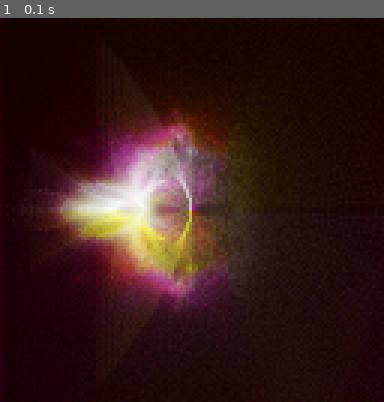
Above: before the commit, frame 1.
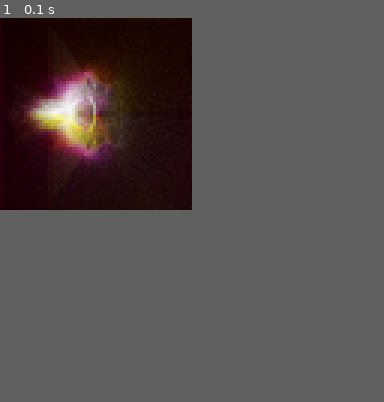
Above: after the commit, the same moment.

Repository: JohnDorsey/RelentlessFractals
Game: pygame game, started from RelentlessFractals.py
The game is run twice, just before and just after one commit, with the same random seed, the same clock (stepped at 60 frames per second) and the same inputs.
Inputs:
- Up to frame 1 (0.1 s): no input
In our replay, the window is 128x128 before the commit and 64x64 after it. These sizes can differ from the game's own. Grey fills any space a smaller window leaves; there, only what the larger window draws over its background counts as a difference.

The runs differ from the first frame. In frame 1, 30% of the frame differs, in the area x 0-73%, y 10-87%.

Commit message:
refactor

Diff:
--- /dev/null
+++ b/NonatreeCode.py
@@ -0,0 +1,107 @@
+
+class Nonacell:
+    def __init__(self, data=None, view_pos=None, view_size=None):
+        if data is None:
+            data = construct_data((3,3), default_value=None)
+            data = [[120, 130, 140], [150, 160, 170], [180, 190, 200]]
+        assert len(data) == 3
+        self.data = data
+        self.parent = None
+        self.view_pos, self.view_size = None, None
+    def __getitem__(self, index):
+        result = self.data[index]
+        return result
+    def get_child_pos(self, subX, subY):
+        return self.view_pos + self.get_child_size().real*(subX-1) + self.get_child_size().imag*(subY-1)*1j
+    def get_child_size(self):
+        return self.view_size/3.0
+
+def rasterize_nonatree(render_target, start_corner, end_corner, data_to_draw):
+    #data_to_draw = [[20, 40, 60], [80, 100, 120], [140, 160, 180]]
+    assert start_corner[0] < end_corner[0]
+    assert start_corner[1] < end_corner[1]
+    assert isinstance(data_to_draw, Nonacell)
+
+    destination_size = (end_corner[0]-start_corner[0], end_corner[1]-start_corner[1])
+    subdivisionCorners = [[(start_corner[0]+int(destination_size[0]/3.0*dataX), start_corner[1]+int(destination_size[1]/3.0*dataY)) for dataX in range(4)] for dataY in range(4)]
+
+    for driveDataY in range(3):
+        for driveDataX in range(3):
+            dataForHere = data_to_draw[driveDataY][driveDataX]
+            #if driveDataY == driveDataX == 0:
+            #    dataForHere = 0
+            subStartCorner = subdivisionCorners[driveDataY][driveDataX]
+            subEndCorner = subdivisionCorners[driveDataY+1][driveDataX+1]
+            if isinstance(dataForHere, int):
+                for yIndex, y in enumerate(range(subStartCorner[1], subEndCorner[1])):
+                    for xIndex, x in enumerate(range(subStartCorner[0], subEndCorner[0])):
+                        #if y%3 == 1 and x%3 == 1:
+                        #    dataForHere = (y+x)/4
+                        #if y%3 == 2 and x%3 == 2:
+                        #    dataForHere = 128
+                        #if yIndex == 0:
+                        #    dataForHere = 128
+                        #if xIndex == 0:
+                        #    dataForHere = 256
+                        render_target[y][x] = dataForHere
+            else:
+                assert isinstance(dataForHere, Nonacell)
+                rasterize_nonatree(render_target, subStartCorner, subEndCorner, dataForHere)
+
+def make_child_nonatree(parent_pos: complex, parent_size: complex, iter_limit, depth_limit, tree, subX, subY):
+    newChild = make_nonatree(screen_to_complex((subX, subY), (3,3), parent_pos, parent_size, centered_sample=True), parent_size/3.0, iter_limit, depth_limit-1, center_value=tree[subY][subX])
+    tree[subY][subX] = newChild
+    newChild.parent = tree
+
+def make_nonatree(tree_pos, tree_size, iter_limit, depth_limit, center_value=None):
+    assert isinstance(center_value, int) or center_value is None
+    tree = Nonacell(view_pos=tree_pos, view_size=tree_size)
+    for x, y, seed in get_seeds((3,3), tree_pos, tree_size, centered_sample=True):
+    #for subX, subY in range2d(3,3):
+        if (center_value is not None) and x==1 and y==1:
+            tree[y][x] = center_value
+            continue
+        #seed = tree.get_child_pos(subX, subY)
+        iters = c_to_mandel_itercount_fast(seed, iter_limit, 4)
+        if iters == -1:
+            iters = 0
+        tree[y][x] = iters
+    skipCenter = False
+    if sum(sum(row) for row in tree) == 0:
+        skipCenter = True
+    """
+    if depth_limit > 1:
+        for x, y, seed in get_seeds((3,3), camera_pos, view_size, centered_sample=True):
+            assert isinstance(tree[y][x], int)
+            if x == y == 1 and skipCenter:
+                tree[y][x] = 1000
+                continue
+            tree[y][x] = make_nonatree(seed, view_size/3.0, iter_limit, depth_limit-1, center_value=tree[y][x])
+            tree[y][x].parent = tree
+    """
+    if depth_limit > 1:
+        for y in range(3):
+            for x in range(3):
+                make_child_nonatree(tree_pos, tree_size, iter_limit, depth_limit, tree, x, y)
+    return tree # <------.
+
+def advance_nonatree_frontier(tree, depth_limit):
+    if depth_limit <= 1:
+        return
+    for subY, row in enumerate(tree):
+        for subX, child in enumerate(row):
+            if isinstance(child, Nonacell):
+                advance_nonatree_frontier(child, depth_limit-1)
+            else:
+                assert isinstance(child, int)
+                raise NotImplementedError()
+                #make_child_nonatree(
+
+def test_nonatree_mandelbrot(camera_pos, view_size, iter_limit, depth_limit):
+    screenData = construct_data(screen.get_size(), default_value=0)
+    tree = make_nonatree(camera_pos, view_size, iter_limit, depth_limit)
+    rasterize_nonatree(screenData, (0,0), screen.get_size(), tree)
+    for row in screenData:
+        for x in range(len(row)):
+            row[x] *= 10
+    draw_squished_ints_to_screen([screenData])
--- /dev/null
+++ b/PygameDashboard.py
@@ -0,0 +1,91 @@
+
+
+
+import time
+import sys
+
+
+import pygame
+
+
+parent_module_exec = None
+
+KEYBOARD_DIGITS = "0123456789"
+KEYBOARD_LETTERS = "abcdefghijklmnopqrstuvwxyzABCDEFGHIJKLMNOPQRSTUVWXYZ"
+KEYBOARD_SYMBOLS = " `~!@#$%^&*()-_=+[{]}\\|\\;:'\",<.>/?"
+KEYBOARD_CHARS = KEYBOARD_DIGITS + KEYBOARD_LETTERS + KEYBOARD_SYMBOLS
+KEYBOARD_LOWER_CHOOSABLES = "`1234567890-=[]\;',./"
+KEYBOARD_UPPER_CHOOSABLES = "~!@#$%^&*()_+{}|:\"<>?"
+
+
+
+
+
+def apply_capitalization_to_char(new_char, caps_lock_is_on, shift_is_on):
+    assert new_char in KEYBOARD_CHARS
+    if new_char in KEYBOARD_LOWER_CHOOSABLES:
+        if shift_is_on:
+            new_char = KEYBOARD_UPPER_CHOOSABLES[KEYBOARD_LOWER_CHOOSABLES.index(new_char)]
+    elif new_char in KEYBOARD_LETTERS:
+        assert new_char.lower() == new_char, "assumption about keyboard abilities."
+        if shift_is_on != caps_lock_is_on:
+            new_char = new_char.upper()
+    else:
+        print("The character {} has unknown capitalization rules.".format(new_char))
+    return new_char
+
+
+def stall_pygame():
+    print("stall.")
+    ENTER = 13
+    BACKSPACE = 8
+    CAPSLOCK = 1073741881
+    SHIFT = 1073742053
+
+    capsLockIsOn = False
+    shiftIsOn = False
+
+    commandString = ""
+    running = True
+    while running:
+        time.sleep(0.1)
+        pygame.display.flip()
+        for event in pygame.event.get():
+            #print((event, dir(event), event.type))
+            if event.type in [pygame.K_ESCAPE, pygame.KSCAN_ESCAPE, pygame.QUIT]:
+                print("closing pygame as requested.")
+                pygame.display.quit()
+                running = False
+                break
+
+            if event.type in [pygame.KEYDOWN, pygame.KEYUP]: # do this before checking key attribute because the event might not have one.
+                if event.key == SHIFT:
+                    if event.type == pygame.KEYDOWN:
+                        shiftIsOn = True
+                    if event.type == pygame.KEYUP:
+                        shiftIsOn = False
+                    continue
+
+            if event.type in [pygame.KEYDOWN]:
+                if event.key == ENTER:
+                    print(__name__+">> "+commandString)
+                    if parent_module_exec is None:
+                        print("parent_module_exec was not provided. falling back to exec.")
+                        exec(commandString)
+                    else:
+                        parent_module_exec(commandString)
+                    commandString = ""
+                elif event.key == BACKSPACE:
+                    commandString = commandString[:-1]
+                elif event.key == CAPSLOCK:
+                    capsLockIsOn = not capsLockIsOn
+                else:
+                    try:
+                        newChar = chr(event.key)
+                        newChar = apply_capitalization_to_char(newChar, capsLockIsOn, shiftIsOn)
+                        commandString = commandString + newChar
+                    except Exception as e:
+                        print("problem with char with code {}: {}.".format(event.key, e))
+                        pass
+                pygame.display.set_caption(commandString)
+    print("end of stall.")
--- a/RelentlessFractals.py
+++ b/RelentlessFractals.py
@@ -13,66 +13,21 @@
 
 pygame.init()
 pygame.display.init()
-screen = pygame.display.set_mode((128,128))
-
-KEYBOARD_DIGITS = "0123456789"
-KEYBOARD_LETTERS = "abcdefghijklmnopqrstuvwxyzABCDEFGHIJKLMNOPQRSTUVWXYZ"
-KEYBOARD_SYMBOLS = " `~!@#$%^&*()-_=+[{]}\\|\\;:'\",<.>/?"
-KEYBOARD_CHARS = KEYBOARD_DIGITS + KEYBOARD_LETTERS + KEYBOARD_SYMBOLS
-KEYBOARD_LOWERS = "`1234567890-=[]\;',./"
-KEYBOARD_UPPERS = "~!@#$%^&*()_+{}|:\"<>?"
-
-def stall_pygame():
-    print("stall.")
-    ENTER = 13
-    BACKSPACE = 8
-    CAPSLOCK = 1073741881
-    SHIFT = 1073742053
-    capsLockIsOn = False
-    shiftIsOn = False
-    commandString = ""
-    running = True
-    while running:
-        time.sleep(0.1)
-        pygame.display.flip()
-        for event in pygame.event.get():
-            #print((event, dir(event), event.type))
-            if event.type in [pygame.K_ESCAPE, pygame.KSCAN_ESCAPE, pygame.QUIT]:
-                print("closing pygame as requested.")
-                pygame.display.quit()
-                running = False
-                break
-
-            if event.type in [pygame.KEYDOWN, pygame.KEYUP]:
-                if event.key == SHIFT:
-                    if event.type == pygame.KEYDOWN:
-                        shiftIsOn = True
-                    if event.type == pygame.KEYUP:
-                        shiftIsOn = False
-
-            if event.type in [pygame.KEYDOWN]:
-                if event.key == ENTER:
-                    exec(commandString)
-                    commandString = ""
-                elif event.key == BACKSPACE:
-                    commandString = commandString[:-1]
-                elif event.key == CAPSLOCK:
-                    capsLockIsOn = not capsLockIsOn
-                else:
-                    try:
-                        newChar = chr(event.key)
-                        assert newChar in KEYBOARD_CHARS
-                        if shiftIsOn:
-                            if newChar in KEYBOARD_LOWERS:
-                                newChar = KEYBOARD_UPPERS[KEYBOARD_LOWERS.index(newChar)]
-                            elif newChar in KEYBOARD_LETTERS:
-                                newChar = newChar.upper()
-                        commandString = commandString + newChar
-                    except:
-                        # print("problem with char with code {}.".format(key))
-                        pass
-                pygame.display.set_caption(commandString)
-    print("end of stall.")
+screen = pygame.display.set_mode((64,64))
+
+
+
+import PygameDashboard
+
+def this_module_exec(string):
+    exec(string)
+PygameDashboard.parent_module_exec = this_module_exec
+
+
+
+
+
+
 
 def assert_equals(thing0, thing1):
     if isinstance(thing0, complex) and isinstance(thing1, complex):
@@ -98,6 +53,7 @@
     pygame.image.save(screen, usedName)
     print("saving took {} seconds.".format(time.time()-startTime))
 
+
 def draw_squished_ints_to_screen(channels):
     startTime = time.time()
     for y in range(len(channels[0])):
@@ -105,15 +61,17 @@
             if x==0 and y%128 == 0:
                 pygame.display.flip()
             color = (tuple(int(atan_squish_unsigned(channels[chi][y][x], 255)) for chi in range(len(channels))) + (0, 0, 0))[:3]
-            #assert max(color) < 256
-            #assert min(color) >= 0
+            # assert max(color) < 256
+            # assert min(color) >= 0
             screen.set_at((x,y), color)
     print("drawing squished ints to screen took {} seconds.".format(time.time()-startTime))
+
 
 def range2d(width, height):
     for y in range(height):
         for x in range(width):
             yield x, y
+
 
 """
 def capture_exits(input_fun):
@@ -125,11 +83,13 @@
             return
     return modifiedFun"""
 
+
 def gen_track_previous(input_seq):
     previousItem = None
     for item in input_seq:
         yield (previousItem, item)
         previousItem = item
+
 
 def gen_track_previous_tuple_flatly(input_seq):
     previousTuple = None
@@ -143,6 +103,7 @@
         previousTuple = item
         assert isinstance(previousTuple, tuple)
 
+
 def enumerate_flatly(input_seq, start=0):
     for i, item in enumerate(input_seq, start=start):
         if isinstance(item, tuple):
@@ -169,11 +130,13 @@
         z = z**2 + c
     return -1
 
+
 def c_to_mandel_journey(c):
     z = 0+0j
     for i in itertools.count(0):
         yield z
         z = z**2 + c
+
 
 def c_to_mandel_journey_abberated_by_addition(c, abberation_seq):
     z = 0
@@ -195,12 +158,14 @@
             return i
     assert False, "incomplete journey."
 
+
 """
 def c_and_journey_fun_to_itercount(journey_fun, c, iter_limit, escape_radius): #outdated.
     journey = journey_fun(c)
     itercount = journey_to_itercount(journey, iter_limit, escape_radius)
     return itercount
         """
+
 
 def constrain_journey(journey, iter_limit, escape_radius):
     for i, point in enumerate(journey):
@@ -210,6 +175,7 @@
         if abs(point) > escape_radius:
             return
     assert False, "incomplete journey."
+
 
 def get_sum_of_inverse_segment_lengths(constrained_journey):
     result = 0.0
@@ -220,8 +186,9 @@
                 result += 1.0 / currentSegLen
             except ZeroDivisionError:
                 result += 2.0**256
-    #print("returning {}.".format(result))
+    # print("returning {}.".format(result))
     return result
+
 
 def get_sum_of_inverse_abs_vals(constrained_journey):
     result = 0.0
@@ -259,6 +226,7 @@
 
     return seg1startSide != seg1endSide
 
+
 def segments_intersect(seg0, seg1):
     return (seg0_might_intersect_seg1(seg0, seg1) and seg0_might_intersect_seg1(seg1, seg0))
 
@@ -266,8 +234,10 @@
 assert segments_intersect((1+1j, 2+2j), (1+2j, 2+1j))
 assert not segments_intersect((1+1j, 5+5j), (2+1j, 6+5j))
 
+
 def cross_multiply(vec0, vec1):
     return vec0[0]*vec1[1] - vec0[1]*vec1[0]
+
 
 def segment_intersection(seg0, seg1):
     # seg0dir = seg0[1]-seg0[0]
@@ -300,6 +270,7 @@
 assert segment_intersection((1.0+1.0j, 1.0+3.0j), (0.0+0.0j, 0.0+2.0j)) == None
 assert segment_intersection((0+0j, 1+1j), (1+0j, 0+1j)) == (0.5+0.5j)
 
+
 def get_complex_angle(c):
     if c.real == 0:
         c = c + ZERO_DIVISION_NUDGE
@@ -313,12 +284,15 @@
 assert get_complex_angle(1j) == math.pi/2.0
 assert get_complex_angle(-1j) == 1.5*math.pi
 
+
 def seg_is_valid(seg):
     return isinstance(seg,tuple) and all(isinstance(item, complex) for item in seg)
+
 
 def polar_seg_is_valid(seg):
     assert seg_is_valid(seg)
     return (min(item.imag for item in seg) >= 0 and max(item.imag for item in seg) < 2*math.pi and item.real >= 0)
+
 
 def assert_polar_seg_is_valid(seg):
     assert seg_is_valid(seg)
@@ -326,6 +300,7 @@
         assert item.imag >= 0, (i, seg)
         assert item.imag < 2*math.pi, (i, seg)
         assert item.real >= 0, (i, seg)
+
 
 def point_polar_to_rect(polar_pt):
     rectPt = polar_pt.real*(math.e**(polar_pt.imag*1j))
@@ -552,113 +527,6 @@
         #    color,
         #)
 
-class Nonacell:
-    def __init__(self, data=None, view_pos=None, view_size=None):
-        if data is None:
-            data = construct_data((3,3), default_value=None)
-            data = [[120, 130, 140], [150, 160, 170], [180, 190, 200]]
-        assert len(data) == 3
-        self.data = data
-        self.parent = None
-        self.view_pos, self.view_size = None, None
-    def __getitem__(self, index):
-        result = self.data[index]
-        return result
-    def get_child_pos(self, subX, subY):
-        return self.view_pos + self.get_child_size().real*(subX-1) + self.get_child_size().imag*(subY-1)*1j
-    def get_child_size(self):
-        return self.view_size/3.0
-
-def rasterize_nonatree(render_target, start_corner, end_corner, data_to_draw):
-    #data_to_draw = [[20, 40, 60], [80, 100, 120], [140, 160, 180]]
-    assert start_corner[0] < end_corner[0]
-    assert start_corner[1] < end_corner[1]
-    assert isinstance(data_to_draw, Nonacell)
-
-    destination_size = (end_corner[0]-start_corner[0], end_corner[1]-start_corner[1])
-    subdivisionCorners = [[(start_corner[0]+int(destination_size[0]/3.0*dataX), start_corner[1]+int(destination_size[1]/3.0*dataY)) for dataX in range(4)] for dataY in range(4)]
-
-    for driveDataY in range(3):
-        for driveDataX in range(3):
-            dataForHere = data_to_draw[driveDataY][driveDataX]
-            #if driveDataY == driveDataX == 0:
-            #    dataForHere = 0
-            subStartCorner = subdivisionCorners[driveDataY][driveDataX]
-            subEndCorner = subdivisionCorners[driveDataY+1][driveDataX+1]
-            if isinstance(dataForHere, int):
-                for yIndex, y in enumerate(range(subStartCorner[1], subEndCorner[1])):
-                    for xIndex, x in enumerate(range(subStartCorner[0], subEndCorner[0])):
-                        #if y%3 == 1 and x%3 == 1:
-                        #    dataForHere = (y+x)/4
-                        #if y%3 == 2 and x%3 == 2:
-                        #    dataForHere = 128
-                        #if yIndex == 0:
-                        #    dataForHere = 128
-                        #if xIndex == 0:
-                        #    dataForHere = 256
-                        render_target[y][x] = dataForHere
-            else:
-                assert isinstance(dataForHere, Nonacell)
-                rasterize_nonatree(render_target, subStartCorner, subEndCorner, dataForHere)
-
-def make_child_nonatree(parent_pos: complex, parent_size: complex, iter_limit, depth_limit, tree, subX, subY):
-    newChild = make_nonatree(screen_to_complex((subX, subY), (3,3), parent_pos, parent_size, centered_sample=True), parent_size/3.0, iter_limit, depth_limit-1, center_value=tree[subY][subX])
-    tree[subY][subX] = newChild
-    newChild.parent = tree
-
-def make_nonatree(tree_pos, tree_size, iter_limit, depth_limit, center_value=None):
-    assert isinstance(center_value, int) or center_value is None
-    tree = Nonacell(view_pos=tree_pos, view_size=tree_size)
-    for x, y, seed in get_seeds((3,3), tree_pos, tree_size, centered_sample=True):
-    #for subX, subY in range2d(3,3):
-        if (center_value is not None) and x==1 and y==1:
-            tree[y][x] = center_value
-            continue
-        #seed = tree.get_child_pos(subX, subY)
-        iters = c_to_mandel_itercount_fast(seed, iter_limit, 4)
-        if iters == -1:
-            iters = 0
-        tree[y][x] = iters
-    skipCenter = False
-    if sum(sum(row) for row in tree) == 0:
-        skipCenter = True
-    """
-    if depth_limit > 1:
-        for x, y, seed in get_seeds((3,3), camera_pos, view_size, centered_sample=True):
-            assert isinstance(tree[y][x], int)
-            if x == y == 1 and skipCenter:
-                tree[y][x] = 1000
-                continue
-            tree[y][x] = make_nonatree(seed, view_size/3.0, iter_limit, depth_limit-1, center_value=tree[y][x])
-            tree[y][x].parent = tree
-    """
-    if depth_limit > 1:
-        for y in range(3):
-            for x in range(3):
-                make_child_nonatree(tree_pos, tree_size, iter_limit, depth_limit, tree, x, y)
-    return tree # <------.
-
-def advance_nonatree_frontier(tree, depth_limit):
-    if depth_limit <= 1:
-        return
-    for subY, row in enumerate(tree):
-        for subX, child in enumerate(row):
-            if isinstance(child, Nonacell):
-                advance_nonatree_frontier(child, depth_limit-1)
-            else:
-                assert isinstance(child, int)
-                raise NotImplementedError()
-                #make_child_nonatree(
-
-def test_nonatree_mandelbrot(camera_pos, view_size, iter_limit, depth_limit):
-    screenData = construct_data(screen.get_size(), default_value=0)
-    tree = make_nonatree(camera_pos, view_size, iter_limit, depth_limit)
-    rasterize_nonatree(screenData, (0,0), screen.get_size(), tree)
-    for row in screenData:
-        for x in range(len(row)):
-            row[x] *= 10
-    draw_squished_ints_to_screen([screenData])
-
 
 def test_buddhabrot(camera_pos, view_size, iter_limit, supersampling=1, bidirectional_subsampling=1, count_scale=1):
     if bidirectional_subsampling != 1:
@@ -730,7 +598,8 @@
 #test_abberation([0], 0, 16384)
 test_buddhabrot(0+0j, 4+4j, 64, supersampling=4, bidirectional_subsampling=1, count_scale=1.5) #squish_fun=lambda val: squish_unsigned(val**0.5,255)
 #test_nonatree_mandelbrot(-0.5+0j, 4+4j, 64, 6)
-stall_pygame()
+
+PygameDashboard.stall_pygame()
 
 
 
